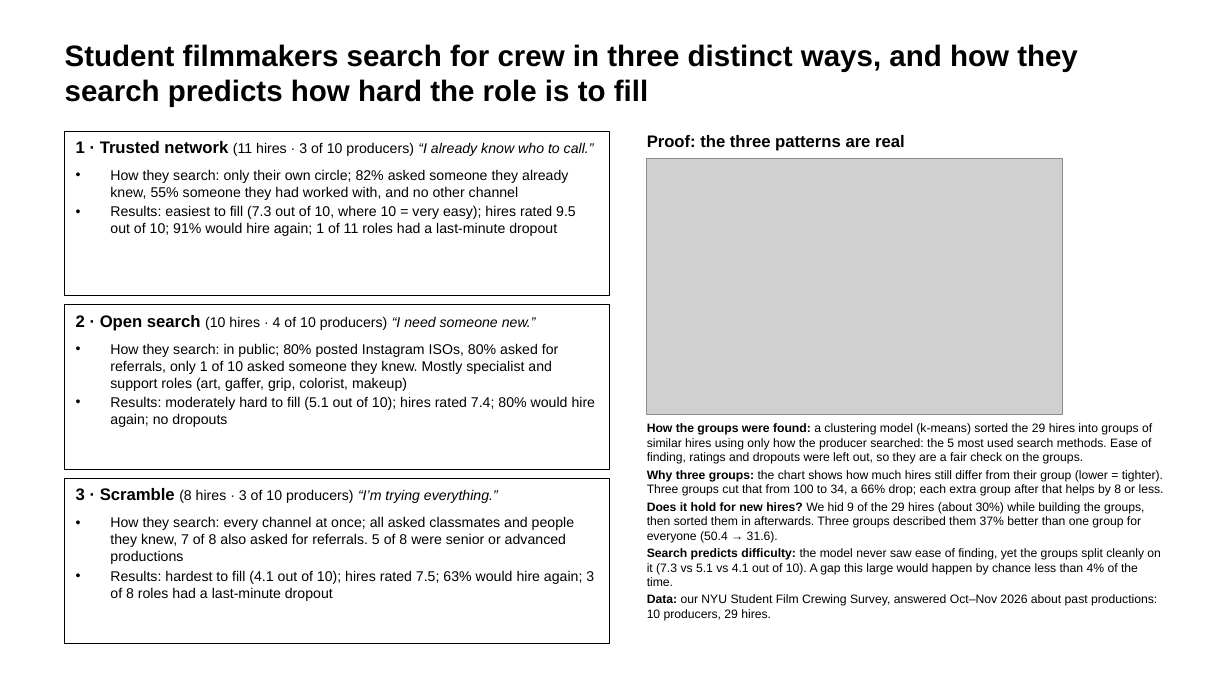
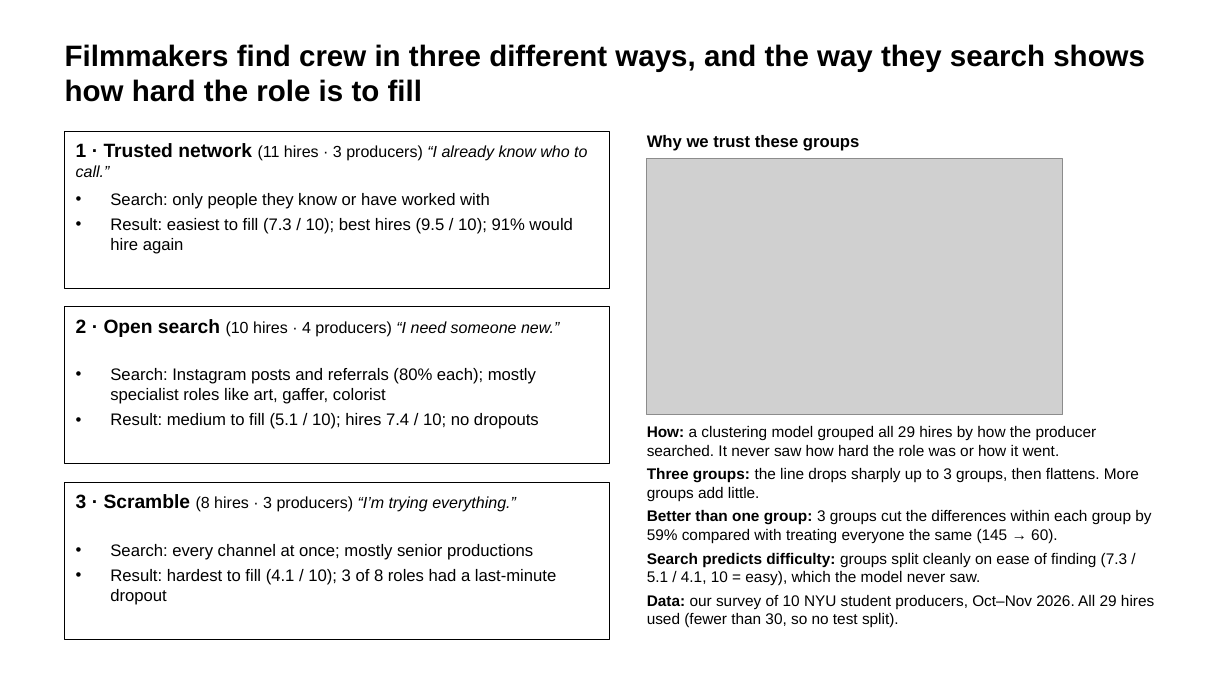
Before and after one commit to karenqhhan/group7_project, a slide deck: slide 2 of model/slides/group7_model_slides.pptx. Drawn at 1232x693 pixels with LibreOffice and Linux fonts; fonts in the diff are those of the drawing; grey boxes stand for pictures. Boxes give left, top, right and bottom in pixels: in the first picture for what was removed or moved away, otherwise in the second. Text is boxed around its words. In the diff, an @@ line names an element or a change of style, - is before the commit and + after.

```diff
--- a/model/slides/group7_model_slides.pptx
+++ b/model/slides/group7_model_slides.pptx
@@ text at [65,44,1145,102]: text changed @@
-Student filmmakers search for crew in three distinct ways, and how they search predicts how hard the role is to fill
+Filmmakers find crew in three different ways, and the way they search shows how hard the role is to fill
@@ rectangle: place and size @@
-rectangle at [65,131,610,296]
+rectangle at [65,131,610,288]
@@ text at [76,143,587,177]: text changed; size 11 to 12.5 pt @@
-1 · Trusted network (11 hires · 3 of 10 producers) “I already know who to call.”
+1 · Trusted network (11 hires · 3 producers) “I already know who to call.”
@@ text at [647,135,859,151]: text changed @@
-Proof: the three patterns are real
+Why we trust these groups
@@ text at [110,193,573,254]: text changed; size 11 to 13 pt @@
-• How they search: only their own circle; 82% asked someone they already knew, 55% someone they had worked with, and no other channel
-• Results: easiest to fill (7.3 out of 10, where 10 = very easy); hires rated 9.5 out of 10; 91% would hire again; 1 of 11 roles had a last-minute dropout
+• Search: only people they know or have worked with
+• Result: easiest to fill (7.3 / 10); best hires (9.5 / 10); 91% would hire again
@@ rectangle: place and size @@
-rectangle at [65,305,610,470]
+rectangle at [65,307,610,464]
@@ text at [76,319,559,337]: text changed; size 11 to 12.5 pt @@
-2 · Open search (10 hires · 4 of 10 producers) “I need someone new.”
+2 · Open search (10 hires · 4 producers) “I need someone new.”
@@ text at [110,368,539,429]: text changed; size 11 to 13 pt @@
-• How they search: in public; 80% posted Instagram ISOs, 80% asked for referrals, only 1 of 10 asked someone they knew. Mostly specialist and support roles (art, gaffer, grip, colorist, makeup)
-• Results: moderately hard to fill (5.1 out of 10); hires rated 7.4; 80% would hire again; no dropouts
+• Search: Instagram posts and referrals (80% each); mostly specialist roles like art, gaffer, colorist
+• Result: medium to fill (5.1 / 10); hires 7.4 / 10; no dropouts
@@ text at [647,426,1154,628]: text changed; size 9.5 to 12 pt @@
-• How the groups were found: a clustering model (k-means) sorted the 29 hires into groups of similar hires using only how the producer searched: the 5 most used search methods. Ease of finding, ratings and dropouts were left out, so they are a fair check on the groups.
-• Why three groups: the chart shows how much hires still differ from their group (lower = tighter). Three groups cut that from 100 to 34, a 66% drop; each extra group after that helps by 8 or less.
-• Does it hold for new hires? We hid 9 of the 29 hires (about 30%) while building the groups, then sorted them in afterwards. Three groups described them 37% better than one group for everyone (50.4 → 31.6).
-• Search predicts difficulty: the model never saw ease of finding, yet the groups split cleanly on it (7.3 vs 5.1 vs 4.1 out of 10). A gap this large would happen by chance less than 4% of the time.
-• Data: our NYU Student Film Crewing Survey, answered Oct–Nov 2026 about past productions: 10 producers, 29 hires.
+• How: a clustering model grouped all 29 hires by how the producer searched. It never saw how hard the role was or how it went.
+• Three groups: the line drops sharply up to 3 groups, then flattens. More groups add little.
+• Better than one group: 3 groups cut the differences within each group by 59% compared with treating everyone the same (145 → 60).
+• Search predicts difficulty: groups split cleanly on ease of finding (7.3 / 5.1 / 4.1, 10 = easy), which the model never saw.
+• Data: our survey of 10 NYU student producers, Oct–Nov 2026. All 29 hires used (fewer than 30, so no test split).
@@ text at [76,494,516,512]: text changed; size 11 to 12.5 pt @@
-3 · Scramble (8 hires · 3 of 10 producers) “I’m trying everything.”
+3 · Scramble (8 hires · 3 producers) “I’m trying everything.”
@@ text at [110,544,556,605]: text changed; size 11 to 13 pt @@
-• How they search: every channel at once; all asked classmates and people they knew, 7 of 8 also asked for referrals. 5 of 8 were senior or advanced productions
-• Results: hardest to fill (4.1 out of 10); hires rated 7.5; 63% would hire again; 3 of 8 roles had a last-minute dropout
+• Search: every channel at once; mostly senior productions
+• Result: hardest to fill (4.1 / 10); 3 of 8 roles had a last-minute dropout
```
Also in this commit, not shown: 13 other files.
